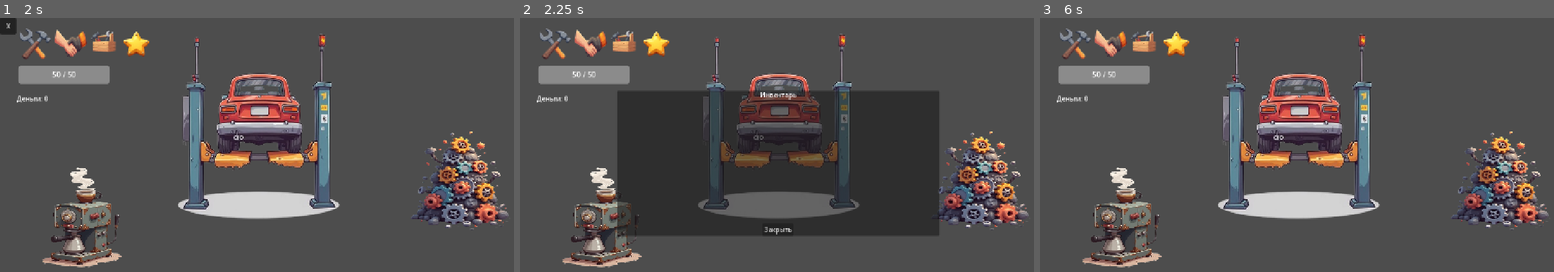
Above: before the commit, frames 1-3 (left to right).
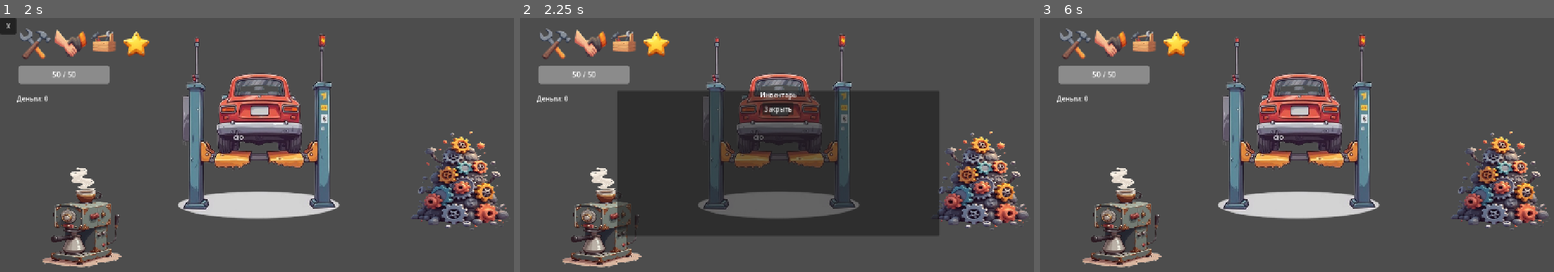
Above: after the commit, the same moments.

Repository: Tulekovich/Garage
Game: Godot game, scene res://scenes/world/main_world.tscn
Same seed, same stepped clock (60 frames per second), same inputs: the game is played once before the commit and once after it.
Inputs (mouse positions are in pixels of both pictures, inside the frame that each line leads up to):
- Up to frame 1 (2 s): click (35, 43) at 0.5 s; click (71, 43) at 1.25 s
- Up to frame 2 (2.25 s): click (622, 43) at 2 s
- Up to frame 3 (6 s): click (1173, 43) at 2.75 s; click (1075, 43) at 3.5 s; click (1111, 43) at 4.25 s; click (1142, 43) at 5 s; click "Закрыть" at 5.75 s

Frame 1 is identical in both runs. In frame 2, 0.3% of the frame differs, in the area x 47-54%, y 33-86%; in frame 3, nothing differs.

Commit message:
chore(auto-sync): Synchronize local changes

Diff:
--- a/scenes/ui/inventory_ui.tscn
+++ b/scenes/ui/inventory_ui.tscn
@@ -27,11 +27,7 @@
 text = "Инвентарь"
 horizontal_alignment = 1
 
-[node name="ScrollContainer" type="ScrollContainer" parent="VBoxContainer"]
-layout_mode = 2
-size_flags_vertical = 3
-
-[node name="ItemList" type="GridContainer" parent="VBoxContainer/ScrollContainer"]
+[node name="ItemList" type="GridContainer" parent="VBoxContainer"]
 layout_mode = 2
 columns = 8
 
--- a/scripts/ui/inventory_ui.gd
+++ b/scripts/ui/inventory_ui.gd
@@ -1,11 +1,15 @@
 # res://scripts/ui/inventory_ui.gd
-# Версия 9.0: Финальная. Устанавливает минимальный размер для создаваемых слотов.
+# Версия 10.0: Финальная. Без ScrollContainer.
 extends PanelContainer
 
 signal sell_button_pressed(resource_id: String)
 
 @export var inventory_slot_scene: PackedScene
-@onready var item_list = $VBoxContainer/ScrollContainer/ItemList
+
+# === ВОТ ИСПРАВЛЕНИЕ ===
+# Путь к узлу теперь короче, так как ScrollContainer удален.
+@onready var item_list = $VBoxContainer/ItemList
+# ========================
 
 func _ready():
 	sell_button_pressed.connect(_on_sell_button_pressed)
@@ -32,36 +36,24 @@
 func _create_slot(id: String, amount: int, is_material: bool):
 	var resource_data = GameManager.resource_database.get(id)
 	if not resource_data: return
-
 	var slot = inventory_slot_scene.instantiate()
-
 	var name_and_count_label: Label = slot.get_node("HBoxContainer/NameAndCount")
 	var icon: TextureRect = slot.get_node("HBoxContainer/Icon")
 	var sell_button: Button = slot.get_node("HBoxContainer/SellButton")
-
 	name_and_count_label.text = "%s (x%d)" % [resource_data.display_name, amount]
-
 	if resource_data.texture:
 		icon.texture = resource_data.texture
 		icon.custom_minimum_size = icon.texture.get_size()
-
 	if is_material:
 		sell_button.show()
 		sell_button.pressed.connect(func(): emit_signal("sell_button_pressed", id))
 	else:
 		sell_button.hide()
-
-	# === ВОТ ФИНАЛЬНОЕ ИСПРАВЛЕНИЕ ===
-	# Устанавливаем минимальный размер для всего слота, чтобы он не "схлопывался".
-	# 64px - это примерная высота стандартной иконки + отступы.
 	slot.custom_minimum_size.y = 64
-	# =================================
-
 	item_list.add_child(slot)
 
 func _on_inventory_changed(id: String, amount: int):
-	if is_visible():
-		_redraw_inventory()
+	if is_visible(): _redraw_inventory()
 
 func _on_sell_button_pressed(resource_id: String):
 	GameManager.sell_all_resources(resource_id)
